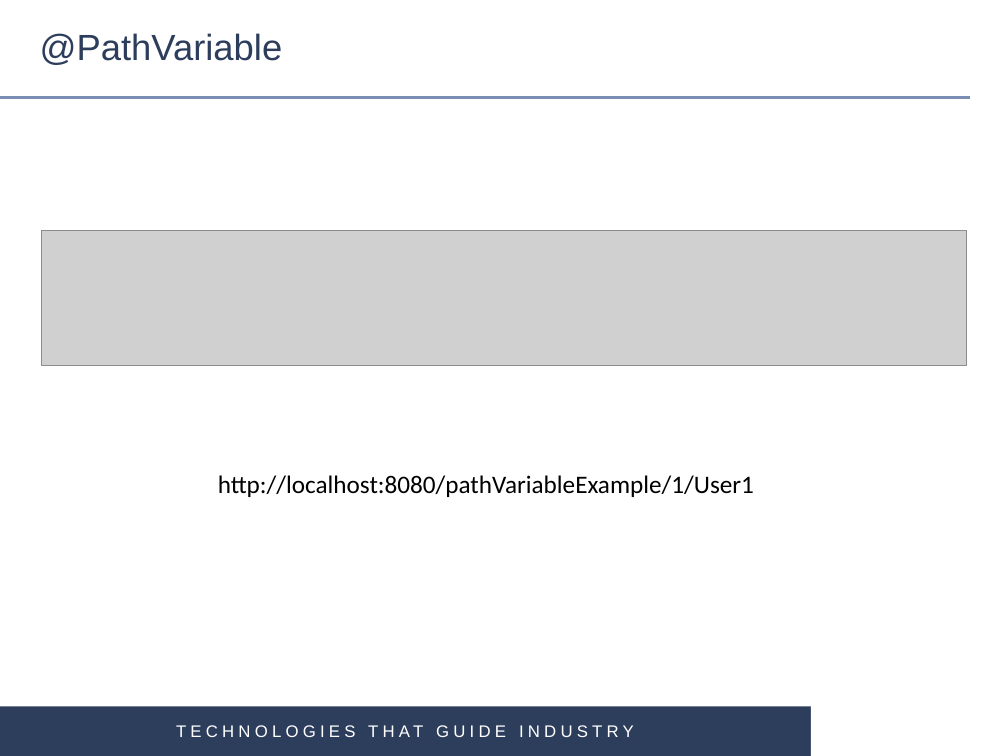
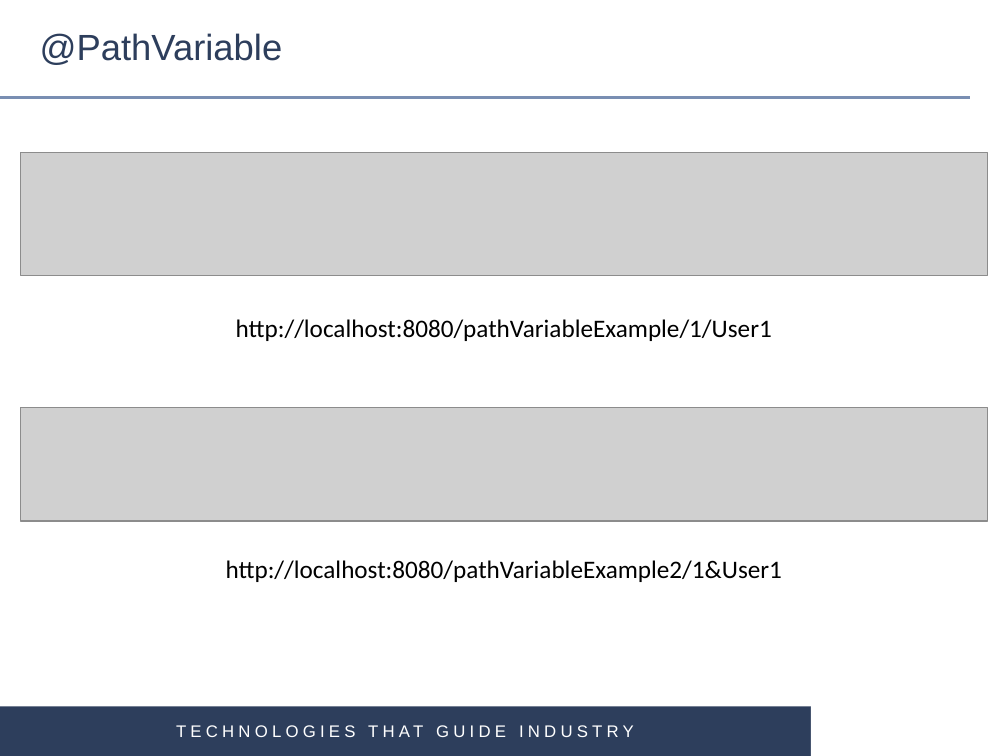
Before and after one commit to gardian91/SPRING_MVC-PSK, a slide deck: slide 11 of Spring MVC.pptx (slide 12 before the commit). Drawn at 1008x756 pixels with LibreOffice and Linux fonts; fonts in the diff are those of the drawing; grey boxes stand for pictures; background and template pictures are left out. Boxes give left, top, right and bottom in pixels: in the first picture for what was removed or moved away, otherwise in the second. Text is boxed around its words. In the diff, an @@ line names an element or a change of style, - is before the commit and + after.

Commit message:
presentation changes

```diff
--- a/Spring MVC.pptx
+++ b/Spring MVC.pptx
@@ picture added at <box>20,153,987,276</box> @@
@@ picture removed at <box>41,230,967,365</box> @@
@@ text "http://localhost:8080/pathVariableExample/1/User1": place and size @@
-text "http://localhost:8080/pathVariableExample/1/User1" at <box>218,475,754,497</box>
+text "http://localhost:8080/pathVariableExample/1/User1" at <box>236,319,772,341</box>
@@ text "http://localhost:8080/pathVariableExample/1/User1" at <box>236,319,772,341</box>: alignment left to centre @@
@@ picture added at <box>20,407,987,521</box> @@
@@ text added at <box>226,560,782,582</box>, 18 pt, text #000000 @@
+http://localhost:8080/pathVariableExample2/1&User1
```
Also in this commit, not shown: 4 other slides changed, 1 slide removed, 2 other files.
